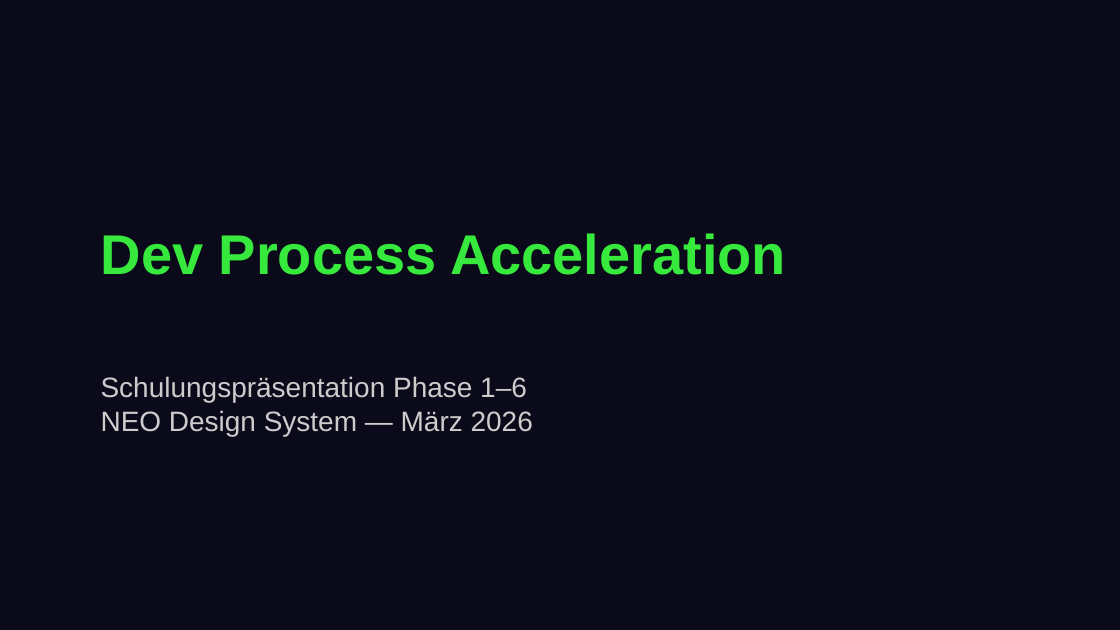
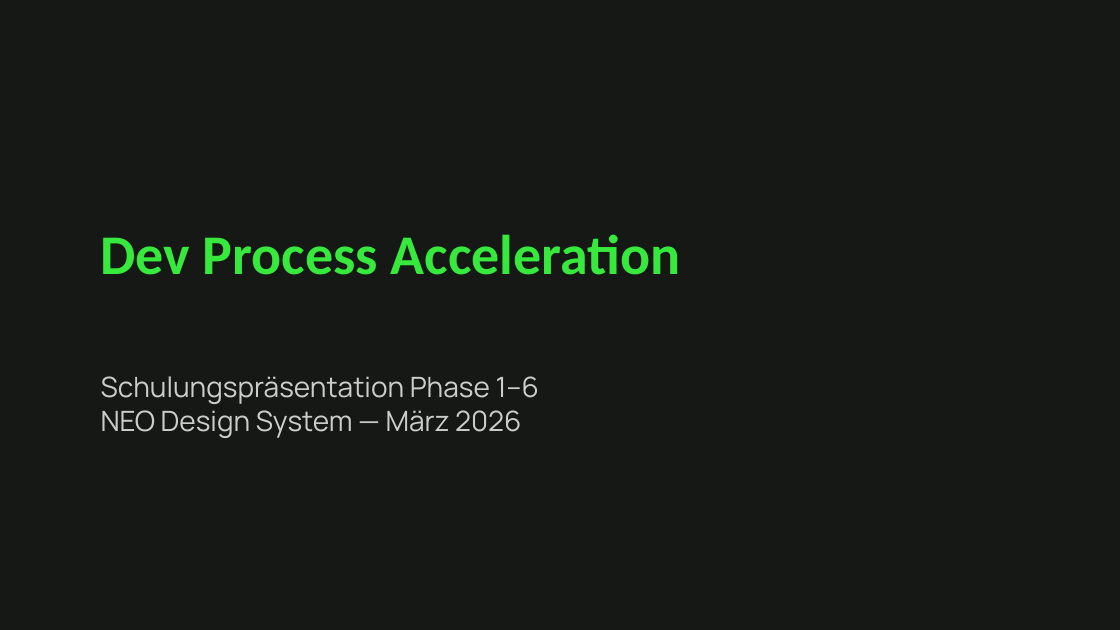
Before and after one commit to FrankMilius/NEO-DS, a slide deck: slide 1 of data/dev-process-schulung.pptx. Drawn at 1120x630 pixels with LibreOffice and Linux fonts; fonts in the diff are those of the drawing. Boxes give left, top, right and bottom in pixels: in the first picture for what was removed or moved away, otherwise in the second. Text is boxed around its words. In the diff, an @@ line names an element or a change of style, - is before the commit and + after.

```diff
--- a/data/dev-process-schulung.pptx
+++ b/data/dev-process-schulung.pptx
@@ background #0A0A1A to #161816 @@
@@ text "Dev Process Acceleration" at (101, 234, 680, 275): font Arial to Calibri @@
@@ text "Schulungspräsentation Phase 1–6" at (101, 376, 539, 438): font Arial to Manrope @@
```
Also in this commit, not shown: 41 other slides changed, 5 slides removed, 1 other file.
